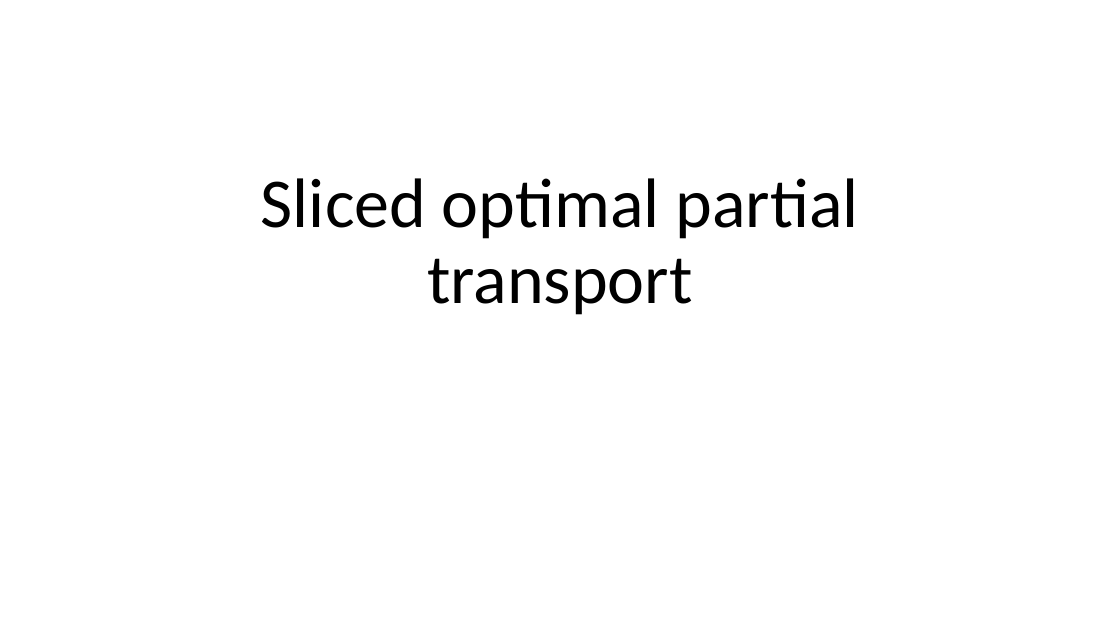
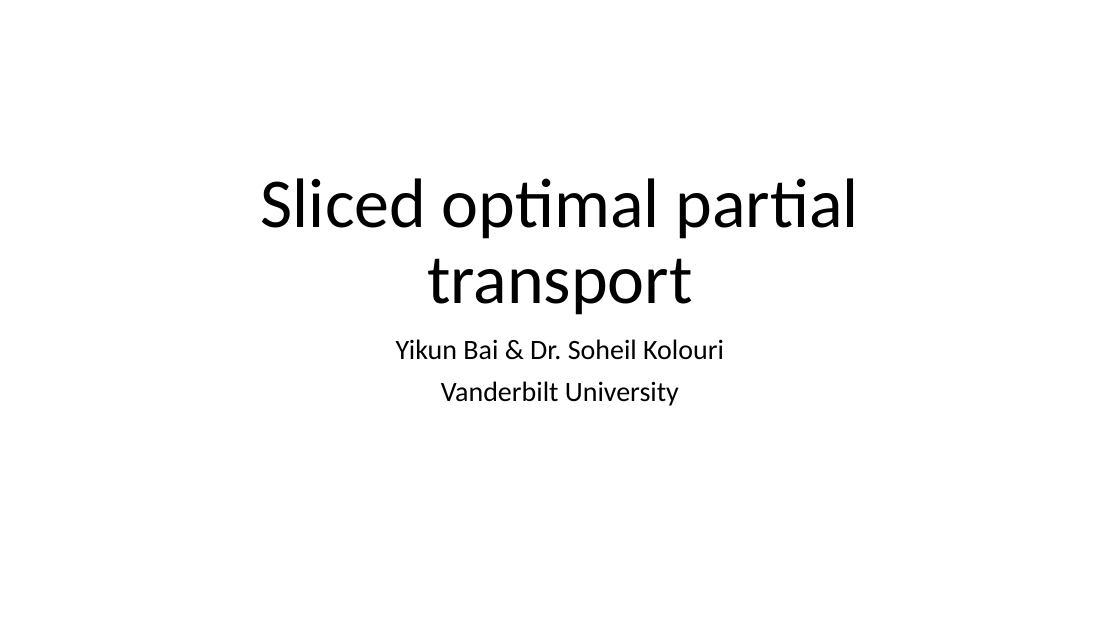
Before and after one commit to yikun-baio/sliced_opt, a slide deck: slide 1 of Sliced Optimal Partial Transport/OPT_Yikun.pptx. Drawn at 1120x630 pixels with LibreOffice and Linux fonts; fonts in the diff are those of the drawing. Boxes give left, top, right and bottom in pixels: in the first picture for what was removed or moved away, otherwise in the second. Text is boxed around its words. In the diff, an @@ line names an element or a change of style, - is before the commit and + after.

```diff
--- a/Sliced Optimal Partial Transport/OPT_Yikun.pptx
+++ b/Sliced Optimal Partial Transport/OPT_Yikun.pptx
@@ subtitle added at (396, 339, 724, 406), 24 pt, text #000000 @@
+Yikun Bai & Dr. Soheil Kolouri
+Vanderbilt University
```
Also in this commit, not shown: 5 slides added, 1 other file.
